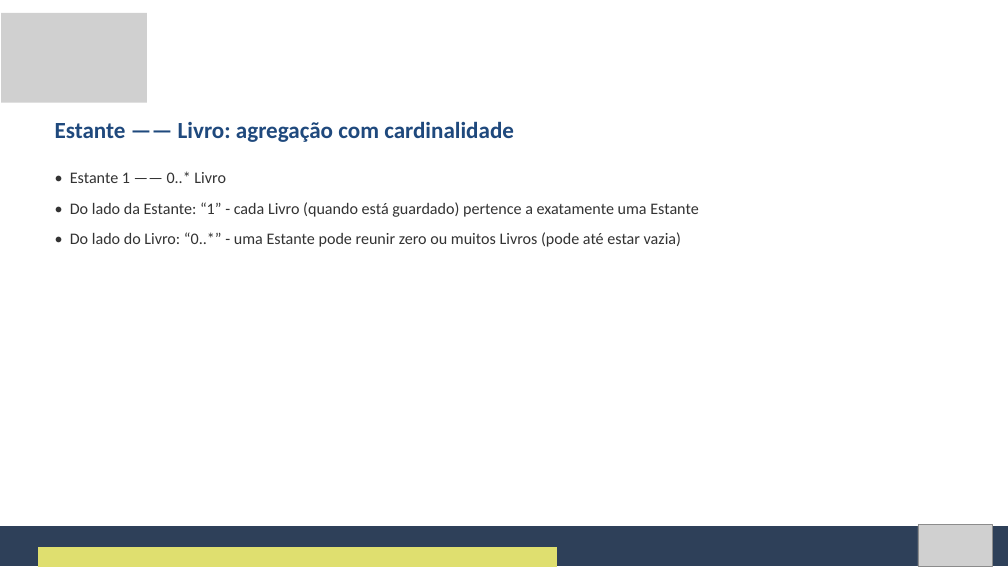
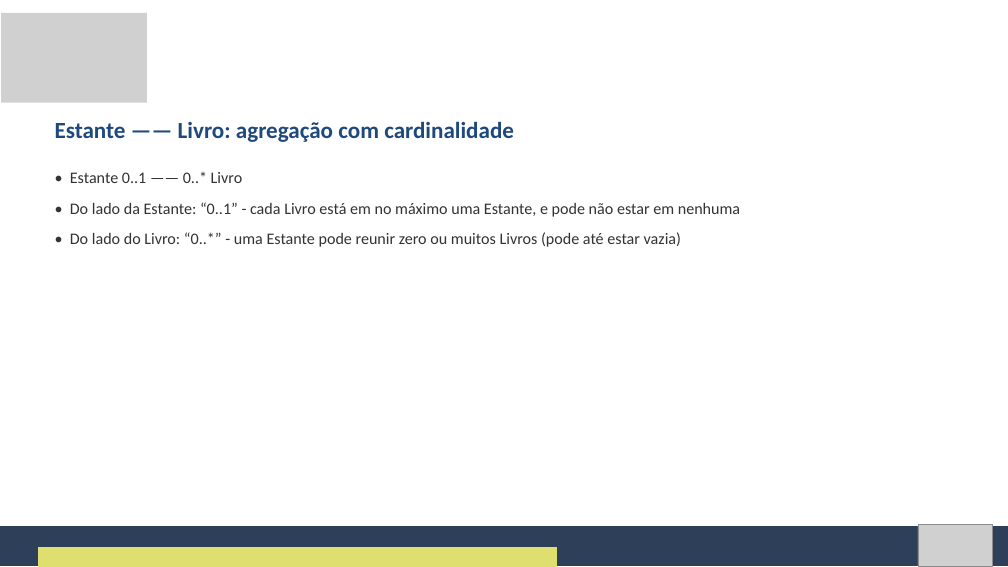
Before and after one commit to Natan20/Curso-Modelagem-De-Sistemas-Material, a slide deck: slide 61 of Aula 06 - 25-09-2026/Aula 6 - Slides.pptx. Drawn at 1008x567 pixels with LibreOffice and Linux fonts; fonts in the diff are those of the drawing; grey boxes stand for pictures. Boxes give left, top, right and bottom in pixels: in the first picture for what was removed or moved away, otherwise in the second. Text is boxed around its words. In the diff, an @@ line names an element or a change of style, - is before the commit and + after.

Commit message:
Corrige cardinalidade Estante-Livro e amplia Apostila da Aula 6
Estante 0..1 —— 0..* Livro: o 0..1 do lado da Estante é o que mostra que o livro existe fora de qualquer estante (agregação). Apostila ganha as seções 1.7 e 1.8 (das palavras do texto à cardinalidade; passo a passo com exemplo resolvido).

```diff
--- a/Aula 06 - 25-09-2026/Aula 6 - Slides.pptx
+++ b/Aula 06 - 25-09-2026/Aula 6 - Slides.pptx
@@ text at <box>70,172,740,217</box>: text changed @@
-• Estante 1 —— 0..* Livro
-• Do lado da Estante: “1” - cada Livro (quando está guardado) pertence a exatamente uma Estante
+• Estante 0..1 —— 0..* Livro
+• Do lado da Estante: “0..1” - cada Livro está em no máximo uma Estante, e pode não estar em nenhuma
```
Also in this commit, not shown: 12 other slides changed, 2 other files.
